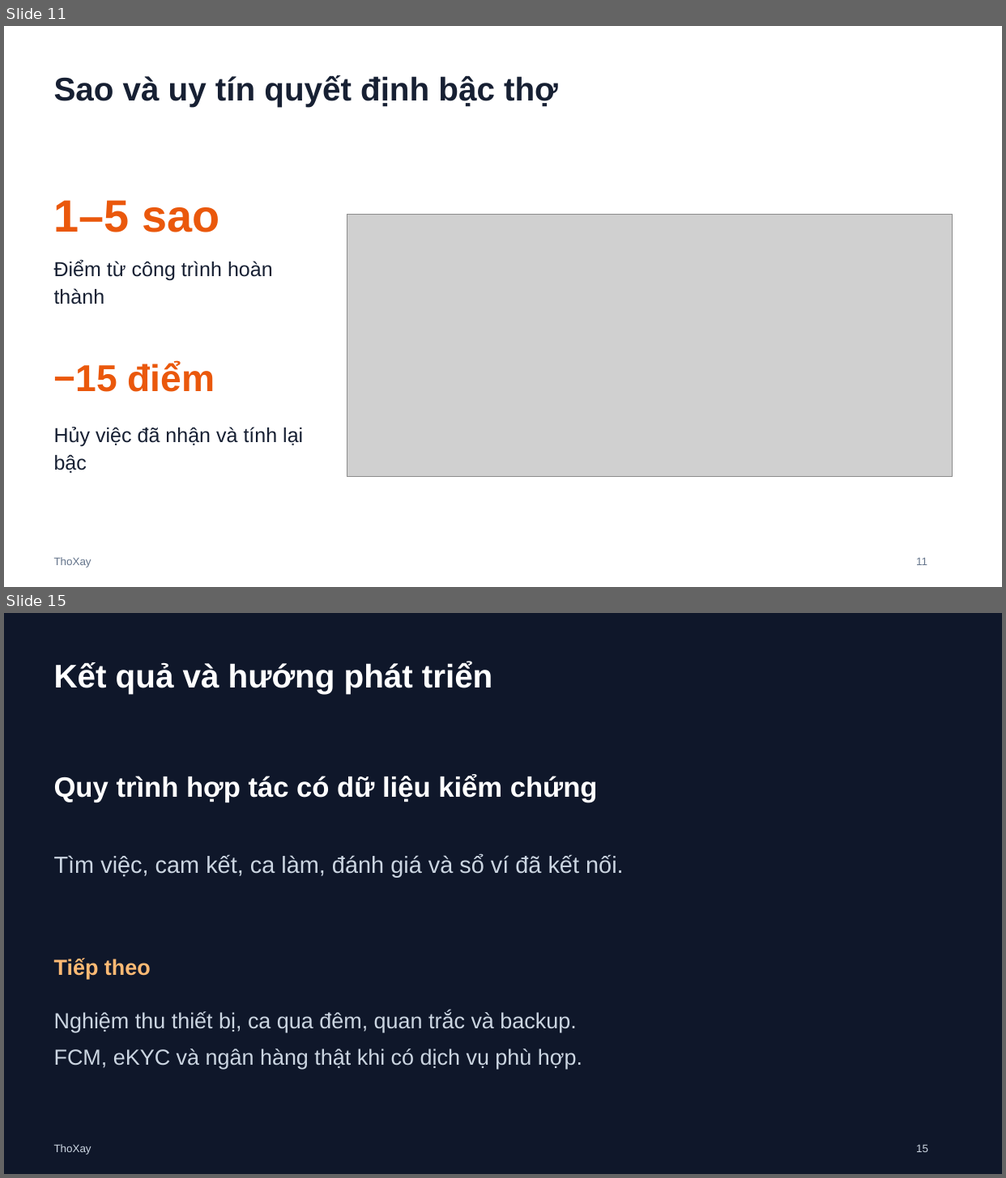
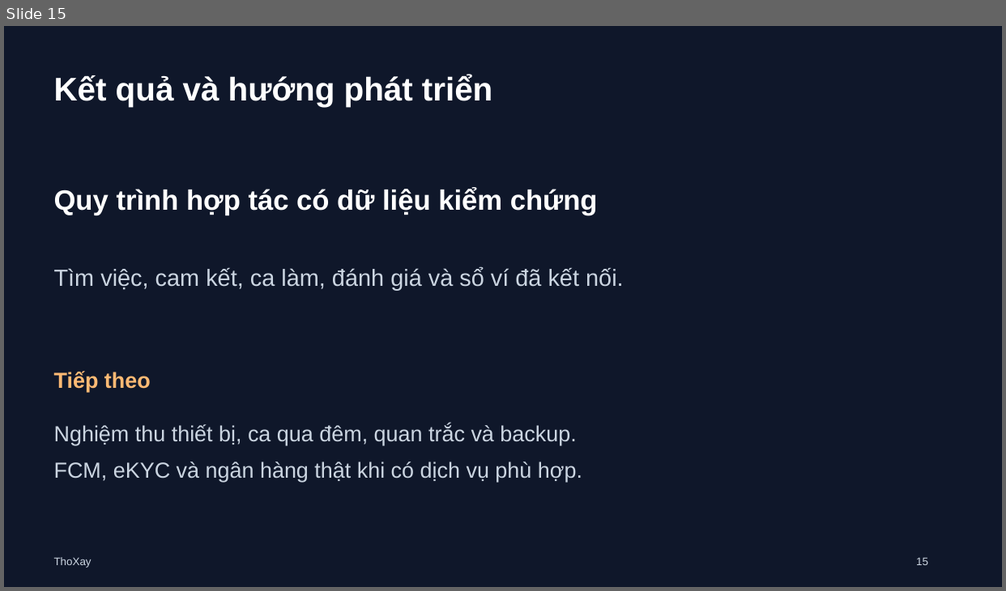
Before and after one commit to tranngocthiet2k6-ai/ThoXay, a slide deck: docs/SLIDE_BAO_VE_DO_AN.pptx. Shown one above the other, each under a label of ours: slides 11 and 15 before the commit, slide 15 after it; the slides between them are not shown. The pictures are 1006x1178 and 1006x591 pixels, drawn with LibreOffice and Linux fonts; fonts in the diff are those of the drawing; grey boxes stand for pictures. Boxes give left, top, right and bottom in pixels: in the first picture for what was removed or moved away, otherwise in the second. Text is boxed around its words. In the diff, an @@ line names an element or a change of style, - is before the commit and + after.

```diff
--- a/docs/SLIDE_BAO_VE_DO_AN.pptx
+++ b/docs/SLIDE_BAO_VE_DO_AN.pptx
@@ slide 11 removed at [4, 26, 1002, 587], background #FFFFFF @@
@@ text removed at [54, 75, 558, 107] @@
-Sao và uy tín quyết định bậc thợ
@@ text removed at [54, 200, 219, 233] @@
-1–5 sao
@@ picture removed at [347, 215, 952, 476] @@
@@ text removed at [54, 260, 273, 305] @@
-Điểm từ công trình hoàn thành
@@ text removed at [54, 361, 215, 392] @@
-−15 điểm
@@ text removed at [54, 427, 303, 473] @@
-Hủy việc đã nhận và tính lại bậc
@@ text removed at [54, 557, 91, 568] @@
-ThoXay
@@ text removed at [916, 558, 927, 565] @@
-11
```
Also in this commit, not shown: 3 slides changed, 7 slides added, 6 other slides removed, 27 other files.
